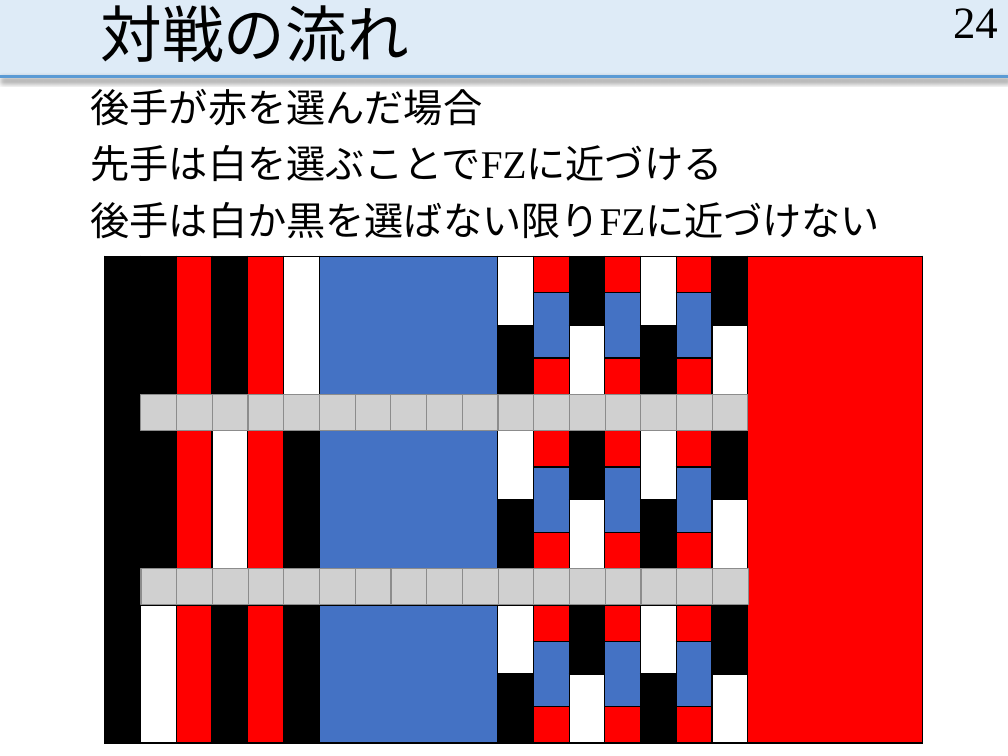
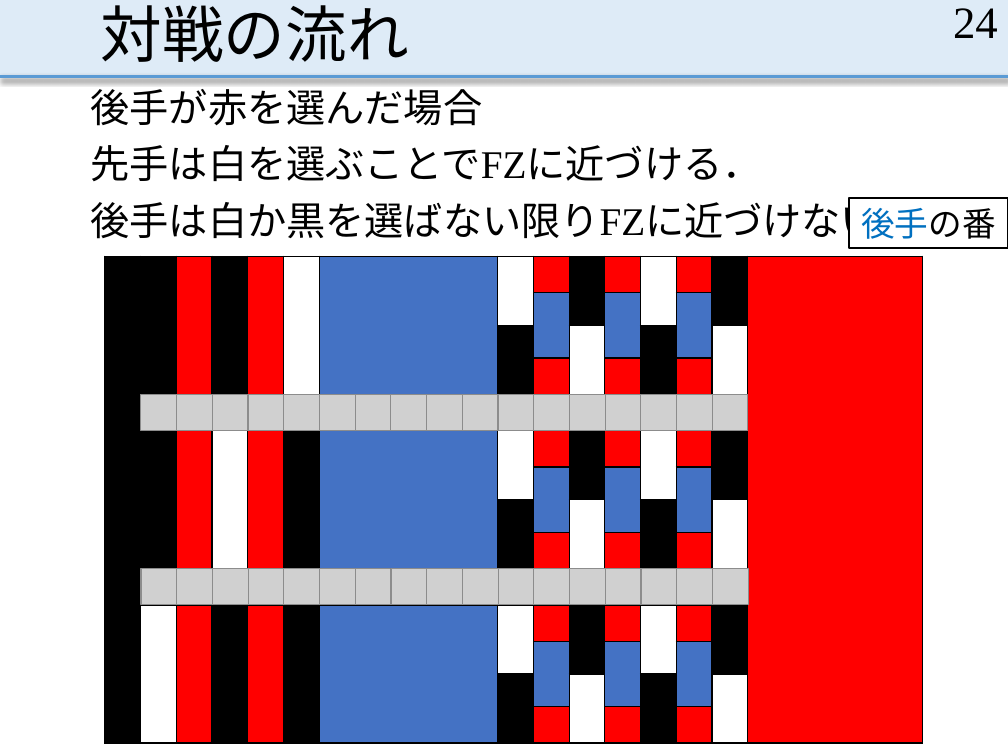
Before and after one commit to MasayaOda/SR, a slide deck: slide 24 of 190513oda.pptx. Drawn at 1008x756 pixels with LibreOffice and Linux fonts; fonts in the diff are those of the drawing; grey boxes stand for pictures. Boxes give left, top, right and bottom in pixels: in the first picture for what was removed or moved away, otherwise in the second. Text is boxed around its words. In the diff, an @@ line names an element or a change of style, - is before the commit and + after.

```diff
--- a/190513oda.pptx
+++ b/190513oda.pptx
@@ text at bbox=[91, 145, 920, 246]: text changed @@
-先手は白を選ぶことでFZに近づける
-後手は白か黒を選ばない限りFZに近づけない
+先手は白を選ぶことでFZに近づける．
+後手は白か黒を選ばない限りFZに近づけない．
@@ rectangle added at bbox=[849, 198, 1008, 248], fill #FFFFFF, outline #000000 1.5 pt, 24 pt, text #0070C0 @@
+後手の番
```
Also in this commit, not shown: 9 other slides changed, 4 slides added.
